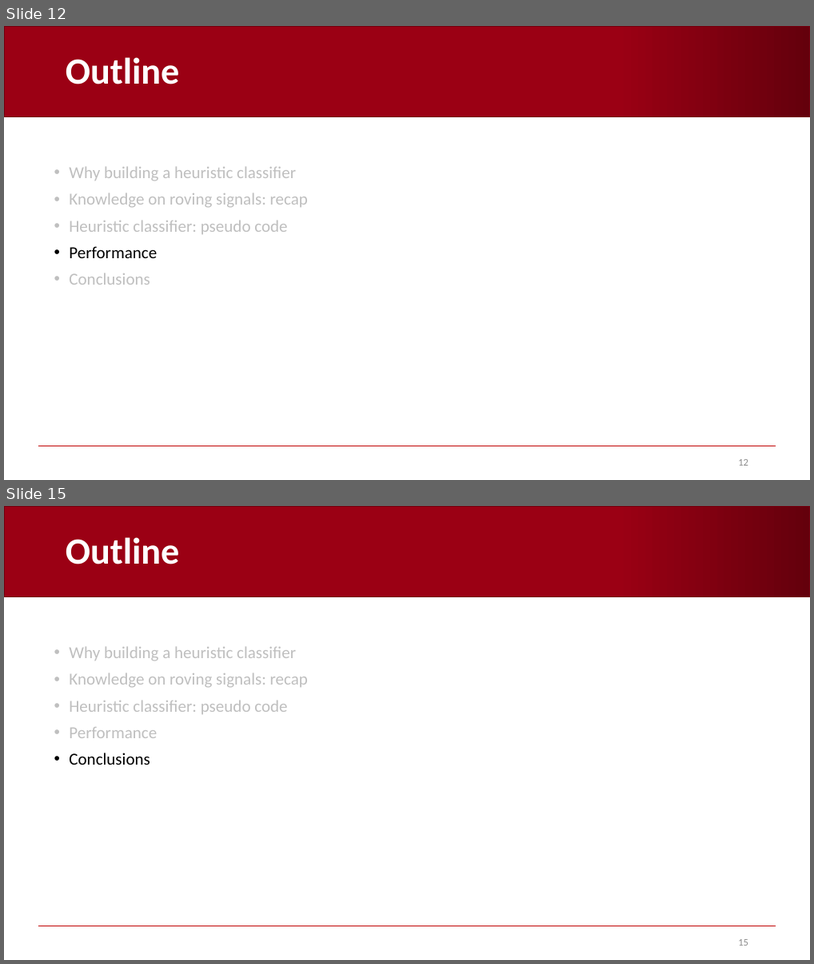
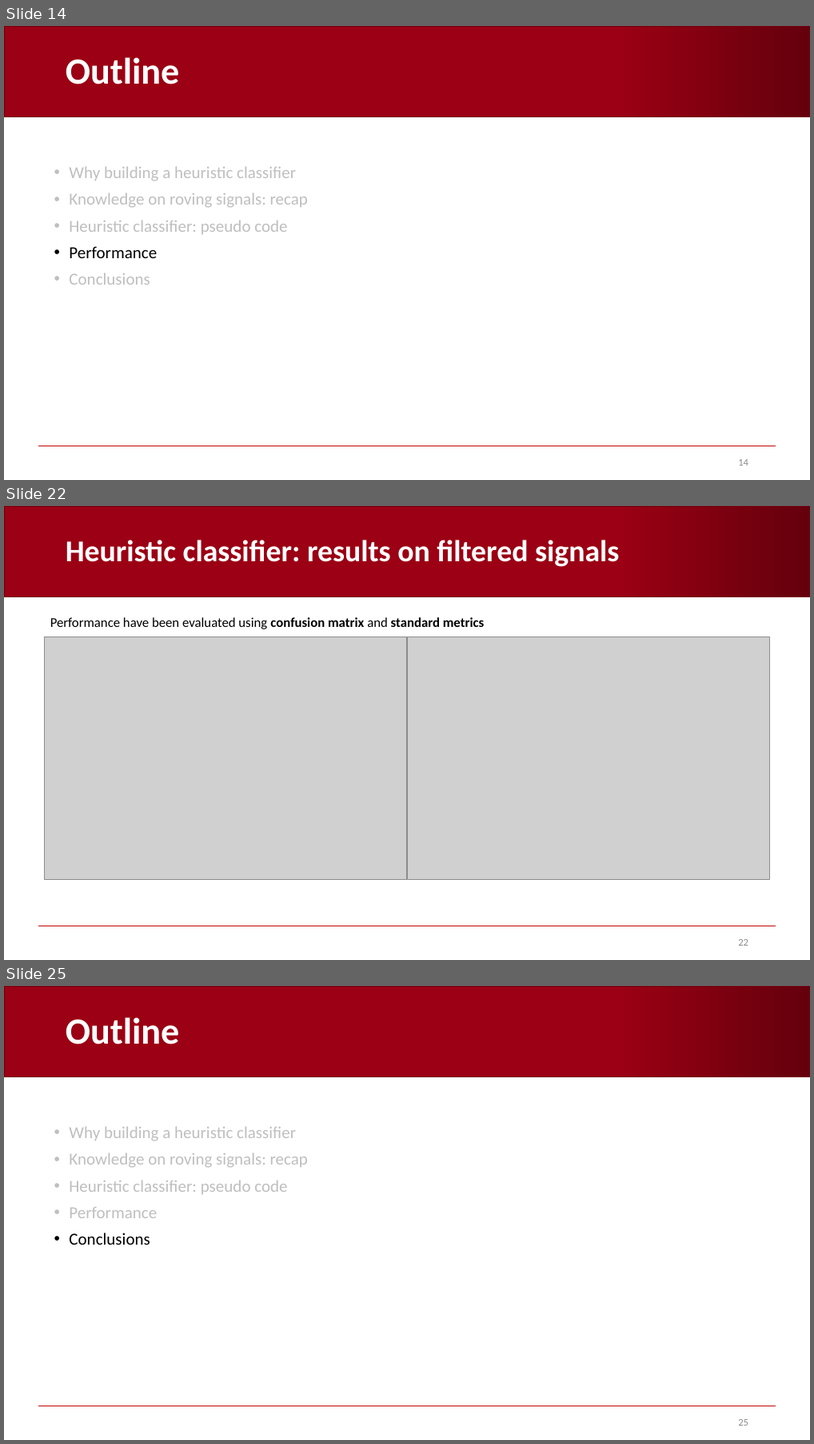
Before and after one commit to AndreaCorrado00/Tesi_magistrale_Corrado_Andrea, a slide deck: Documentation/5. Heuristic classifier.pptx. Shown one above the other, each under a label of ours: slides 12 and 15 before the commit, slides 14, 22 and 25 after it; the slides between them are not shown. The pictures are 814x964 and 814x1444 pixels, drawn with LibreOffice and Linux fonts; fonts in the diff are those of the drawing; grey boxes stand for pictures; background and template pictures are left out. Boxes give left, top, right and bottom in pixels: in the first picture for what was removed or moved away, otherwise in the second. Text is boxed around its words. In the diff, an @@ line names an element or a change of style, - is before the commit and + after.

Commit message:
heuristic corrected

```diff
--- a/Documentation/5. Heuristic classifier.pptx
+++ b/Documentation/5. Heuristic classifier.pptx
@@ slide 22 added at (4, 506, 810, 960), background #FFFFFF; not listed: 2 template elements that a slide beside it also shows @@
@@ title added at (66, 540, 619, 567), 36 pt, text #FFFFFF, bold @@
+Heuristic classifier: results on filtered signals
@@ text added at (50, 617, 484, 629), 16 pt, text #000000 @@
+Performance have been evaluated using confusion matrix and standard metrics
@@ picture added at (44, 637, 407, 880) @@
@@ picture added at (407, 637, 770, 880) @@
@@ rectangle added at (449, 626, 462, 636), fill #FFFFFF, outline #FFFFFF 1 pt @@
@@ page number added at (738, 939, 749, 945), 12 pt, text #8C8C8C @@
+22
@@ what was slide 12 is now slide 14 @@
@@ page number at (738, 459, 749, 465): text changed @@
-12
+14
@@ what was slide 15 is now slide 25 @@
@@ page number at (738, 1419, 749, 1425): text changed @@
-15
+25
```
Also in this commit, not shown: 7 slides changed, 9 other slides added, 15 other files.
